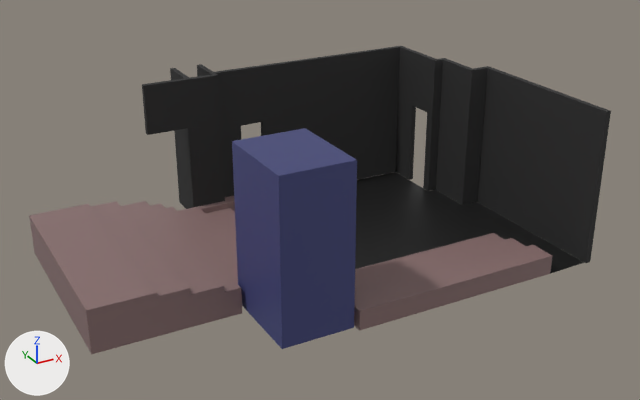
An edit to the glTF model stage_simulator/public/b1_theater.glb, drawn before and after from the same camera.
Rendered twice from a camera (50 mm lens) standing at (-9.8, -18.66, 11.77) and looking at (1.33, 1.59, 1.65). Every picture has the same lights, and +X, +Y and +Z are marked at lower left.

Objects in the first picture: 'CenterPillar', 'Floor', 'StageBackWall'.
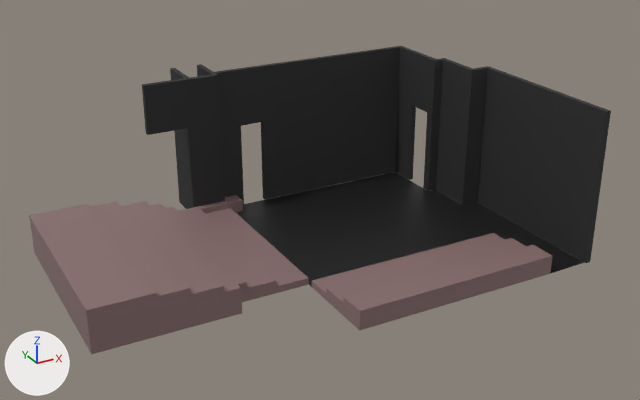
Where the change shows, as pixel boxes (x1, y1, x2, y2) in the pictures (640 x 400 px):
'CenterPillar', deleted (blue): before (232, 128, 357, 349)

Diff of the bpy script that builds the scene:
```diff
--- a/stage_simulator/public/b1_theater.glb.py
+++ b/stage_simulator/public/b1_theater.glb.py
@@ ob_centerpillar @@
-ob_centerpillar = bpy.data.objects.new('CenterPillar', me_cube)
-ob_centerpillar.location = (0.0, 0.0, 0.0)
```
